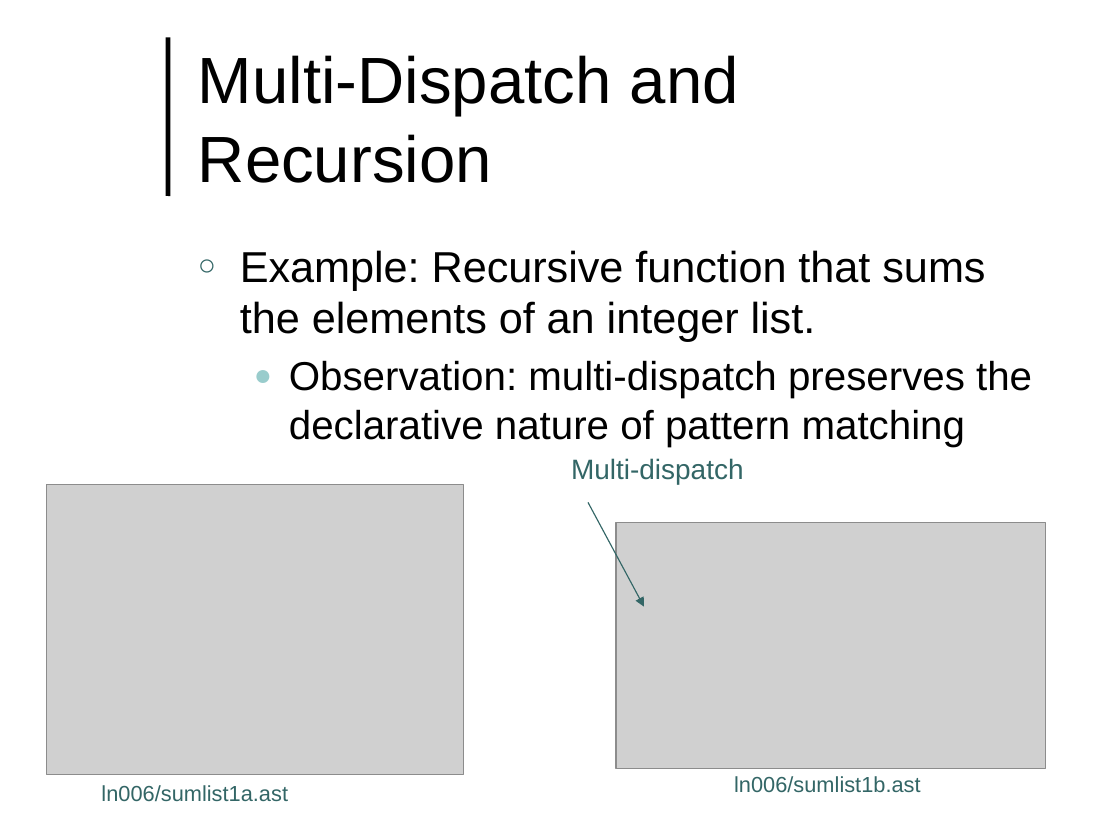
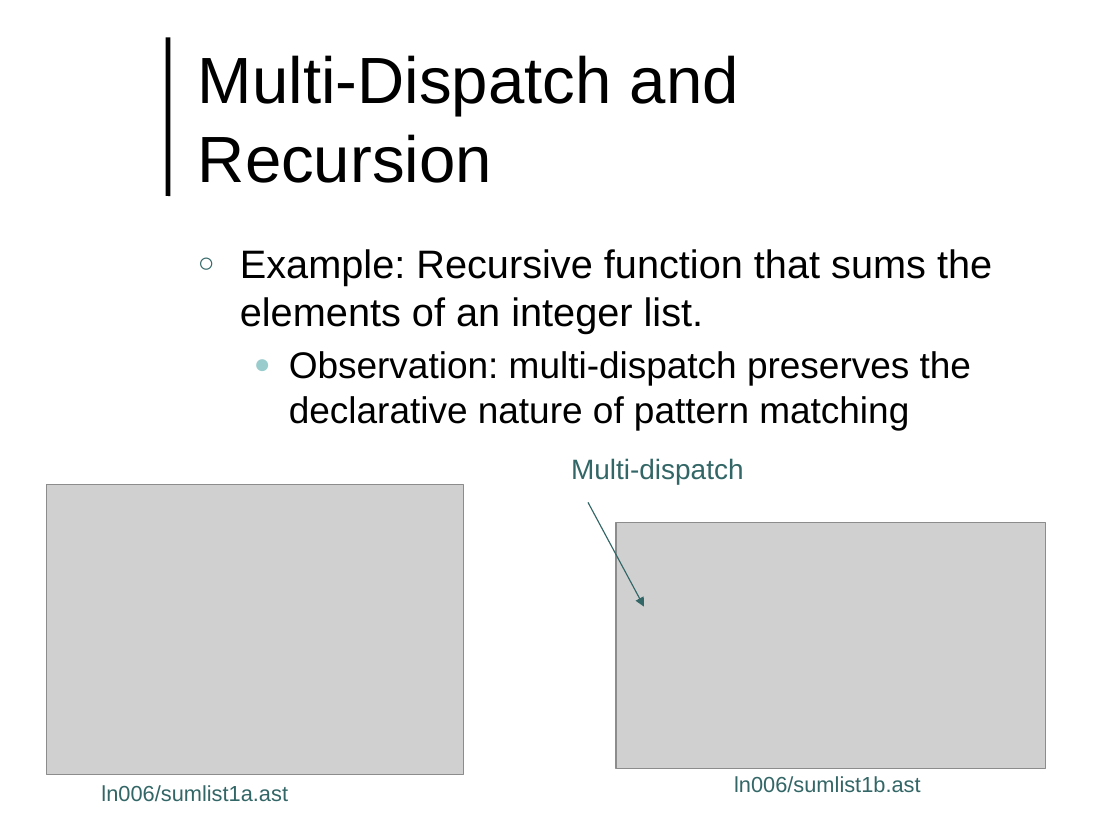
Before and after one commit to lutzhamel/CSC493, a slide deck: slide 14 of notes/csc493-ln006.pptx. Drawn at 1120x840 pixels with LibreOffice and Linux fonts; fonts in the diff are those of the drawing; grey boxes stand for pictures; background and template pictures are left out. Boxes give left, top, right and bottom in pixels: in the first picture for what was removed or moved away, otherwise in the second. Text is boxed around its words. In the diff, an @@ line names an element or a change of style, - is before the commit and + after.

```diff
--- a/notes/csc493-ln006.pptx
+++ b/notes/csc493-ln006.pptx
@@ text "Example: Recursive function that sums ..." at (240, 249, 992, 430): size 27.8 to 25.5 pt in "Example: Recursive function that sums the elements ..."; size 25.9 to 23.8 pt in "Observation: multi-dispatch preserves the declarative nature ..." @@
```
Also in this commit, not shown: 2 other slides changed, 2 slides added, 15 other files.
